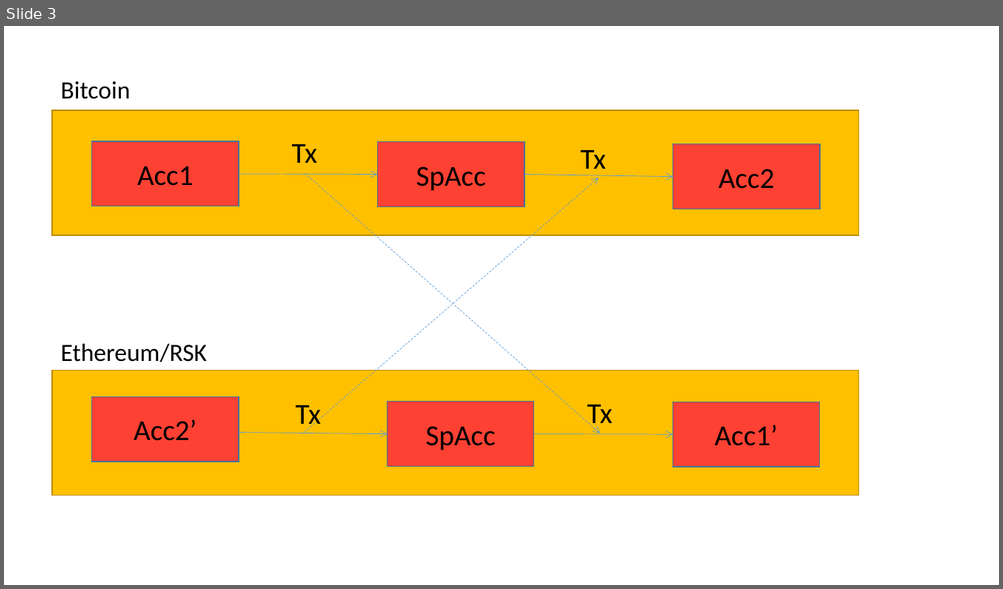
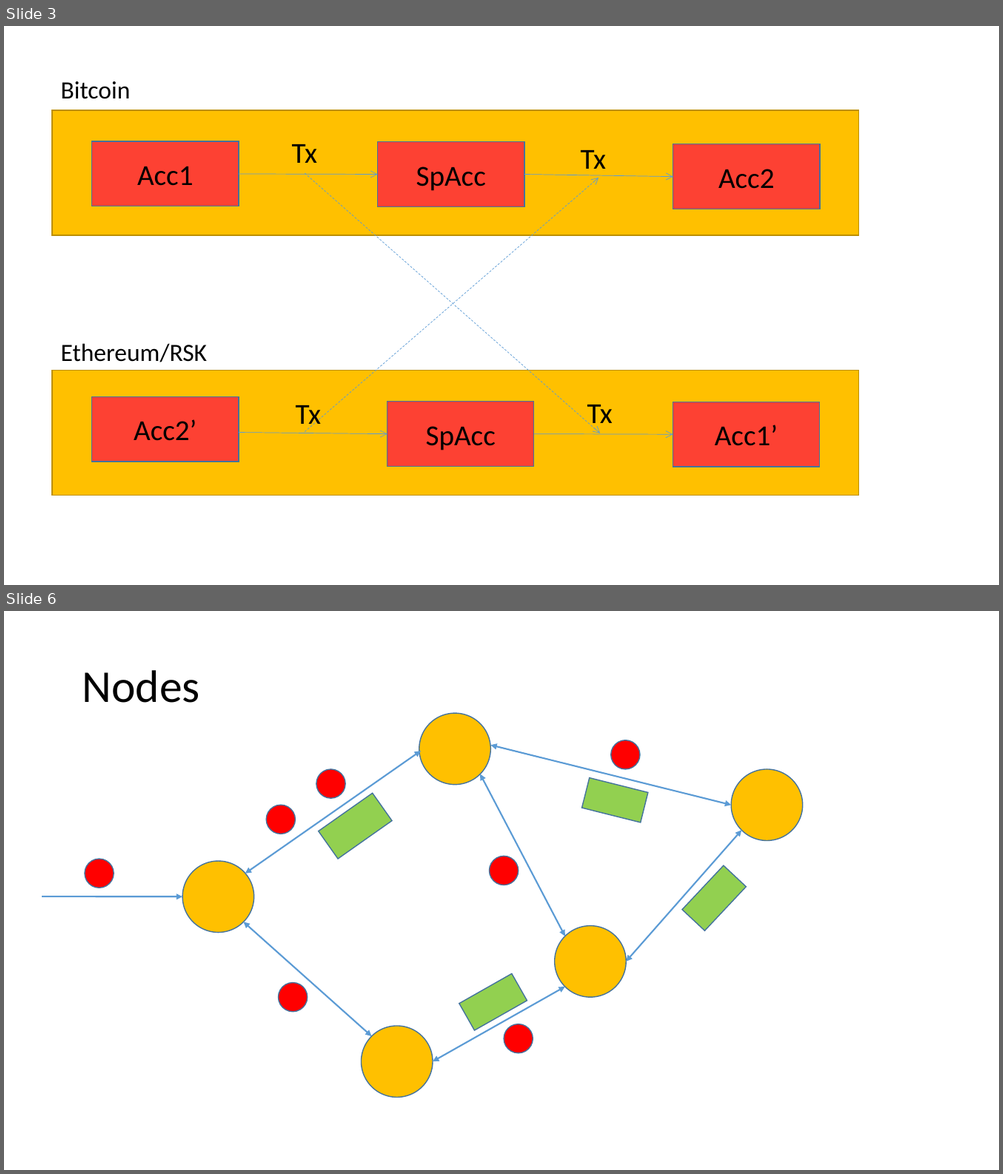
Before and after one commit to ajlopez/Talks, a slide deck: ConnBlockchains/images/BlockchainImages.pptx. Shown one above the other, each under a label of ours: slide 3 before the commit, slides 3 and 6 after it; the slides between them are not shown. The pictures are 1003x589 and 1003x1174 pixels, drawn with LibreOffice and Linux fonts; fonts in the diff are those of the drawing. Boxes give left, top, right and bottom in pixels: in the first picture for what was removed or moved away, otherwise in the second. Text is boxed around its words. In the diff, an @@ line names an element or a change of style, - is before the commit and + after.

```diff
--- a/ConnBlockchains/images/BlockchainImages.pptx
+++ b/ConnBlockchains/images/BlockchainImages.pptx
@@ slide 6 added at bbox=[4, 611, 999, 1170], background #FFFFFF @@
@@ title added at bbox=[82, 670, 200, 703], 44 pt, text #000000 @@
+Nodes
@@ ellipse added at bbox=[419, 713, 490, 785], fill #FFC000, outline #43739E 1 pt @@
@@ ellipse added at bbox=[611, 740, 640, 769], fill #FF0000, outline #43739E 1 pt @@
@@ double arrow added from (245, 874) to (421, 752), #5B9BD5 1.5 pt @@
@@ double arrow added from (490, 745) to (731, 805), #5B9BD5 1.5 pt @@
@@ ellipse added at bbox=[316, 769, 346, 798], fill #FF0000, outline #43739E 1 pt @@
@@ double arrow added from (480, 775) to (565, 937), #5B9BD5 1.5 pt @@
@@ rectangle added at bbox=[581, 778, 648, 823], fill #92D050, outline #43739E 1 pt @@
@@ ellipse added at bbox=[731, 769, 802, 841], fill #FFC000, outline #43739E 1 pt @@
@@ ellipse added at bbox=[266, 805, 295, 834], fill #FF0000, outline #43739E 1 pt @@
@@ rectangle added at bbox=[318, 793, 392, 859], fill #92D050, outline #43739E 1 pt @@
@@ double arrow added from (626, 962) to (741, 830), #5B9BD5 1.5 pt @@
@@ ellipse added at bbox=[85, 859, 114, 888], fill #FF0000, outline #43739E 1 pt @@
@@ ellipse added at bbox=[182, 861, 254, 933], fill #FFC000, outline #43739E 1 pt @@
@@ ellipse added at bbox=[489, 857, 518, 886], fill #FF0000, outline #43739E 1 pt @@
@@ rectangle added at bbox=[682, 866, 746, 931], fill #92D050, outline #43739E 1 pt @@
@@ arrow added from (42, 897) to (182, 897), #5B9BD5 1.5 pt @@
@@ double arrow added from (244, 922) to (372, 1037), #5B9BD5 1.5 pt @@
@@ ellipse added at bbox=[555, 925, 626, 997], fill #FFC000, outline #43739E 1 pt @@
@@ ellipse added at bbox=[279, 983, 307, 1012], fill #FF0000, outline #43739E 1 pt @@
@@ double arrow added from (432, 1062) to (565, 987), #5B9BD5 1.5 pt @@
@@ rectangle added at bbox=[459, 974, 527, 1031], fill #92D050, outline #43739E 1 pt @@
@@ ellipse added at bbox=[361, 1026, 433, 1097], fill #FFC000, outline #43739E 1 pt @@
@@ ellipse added at bbox=[504, 1025, 533, 1054], fill #FF0000, outline #43739E 1 pt @@
```
Also in this commit, not shown: 3 other slides added.
